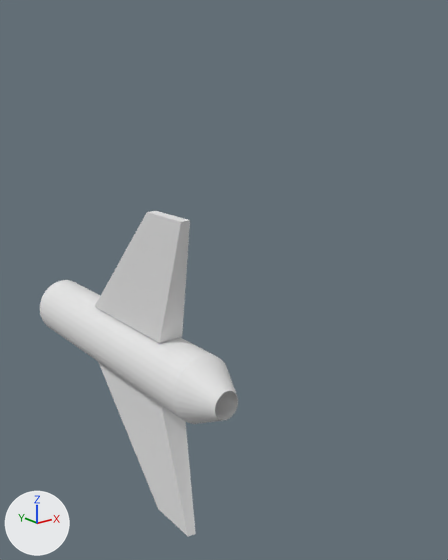
Renders of the Blender file assets/ship.blend from each side of a commit.
Both versions are drawn from a camera (50 mm lens) standing at (-2.38, -5.38, 3.37) and looking at (1.45, -0.6, 1.45). Lighting does not change. The marker at lower left points along +X, +Y and +Z.
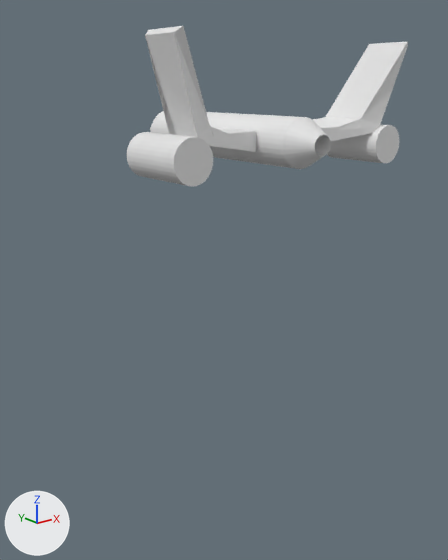
Boxes (x1, y1, x2, y2) around the edits, measured in the pictures (448 x 560 px):
```json
{"object": "Plane", "change": "reshaped, moved, turned", "before": [95, 211, 196, 537], "after": [146, 40, 380, 152]}
{"object": "Cylinder", "change": "moved, turned", "before": [40, 280, 217, 419], "after": [151, 111, 301, 169]}
{"object": "Plane.002", "change": "added", "after": [145, 26, 408, 136]}
{"object": "Cylinder.004", "change": "added", "after": [127, 125, 399, 186]}
{"object": "Cylinder.003", "change": "moved, turned", "before": [174, 355, 238, 424], "after": [283, 117, 331, 169]}
```

Scene script edits in JSON lines:
```json
{"block": "me_plane", "where": "# used by ob_plane; location = (0.0595, -1.332, 2.074); rotation_euler = (0.0, 1.571, 3.142), in degrees (0, 90, 180); scale = (0.491, 0.501, 1.05)"}
{"op": "remove", "block": "me_plane", "code": "me_plane.from_pydata(...)  # 8 vertices, 6 faces; spans x -0.95..1.0, y -1.0..1.68, z 0.0..0.2"}
{"op": "add", "block": "me_plane", "code": "me_plane.from_pydata(...)  # 104 vertices, 96 faces, 1 loose edge; spans x -1.47..1.0, y -1.0..1.68, z 0.0..1.0"}
{"block": "me_plane", "change": "me_plane part 1"}
{"block": "me_plane", "change": "6 faces are deleted"}
{"block": "me_plane", "change": "79 vertices are added at x -1.47..1.0, y -1.0..1.67, z 0.04..1.0"}
{"block": "me_plane", "change": "9 new vertices lie (0.0, 0.21, 0.0) away from vertices in x -0.95..-0.94, y 0.84..1.47, z 0.14..0.2"}
{"block": "me_plane", "change": "8 new vertices lie (0.0, 0.01, -0.05) away from vertices in x 0.99..1.0, y -1.0..1.0, z 0.05..0.14"}
{"block": "me_plane", "change": "1 loose edge is added"}
{"block": "me_plane", "change": "96 new faces join them"}
{"op": "add", "block": "me_plane_003", "code": ["me_plane_003 = bpy.data.meshes.new('Plane.003')", "me_plane_003.from_pydata(...)  # 32 vertices, 14 faces, 5 loose edges; spans x -1.47..1.0, y -0.99..1.9, z 0.09..1.0"]}
{"op": "add", "block": "me_cylinder_007", "code": ["me_cylinder_007 = bpy.data.meshes.new('Cylinder.007')", "me_cylinder_007.from_pydata(...)  # a 32-sided cylinder along z spanning x -1.0..1.0, y -1.0..1.0, z -1.0..1.0"]}
{"op": "set", "path": "ob_cylinder.location", "old": "(-0.04, -1.09, 1.33)", "new": "(1.95, -0.03, 2.85)"}
{"op": "set", "path": "ob_cylinder.rotation_euler", "old": "(-1.573, 0.0, 0.0)", "new": "(-1.573, 1.571, 0.0)", "note": "degrees (-90, 0, 0) -> degrees (-90, 90, 0)"}
{"op": "add", "block": "ob_plane", "code": "ob_plane.parent = ob_cylinder"}
{"op": "add", "block": "ob_plane", "code": "ob_plane.matrix_parent_inverse = Matrix(((4.147, 0.0, 0.0, 0.146), (0.0, -0.00748, -3.91, 5.19), (0.0, -0.888, 0.0017, -0.967), (0.0, 0.0, 0.0, 1.0)))"}
{"op": "add", "block": "ob_cylinder_003", "code": "ob_cylinder_003.parent = ob_cylinder"}
{"op": "add", "block": "ob_cylinder_003", "code": "ob_cylinder_003.matrix_parent_inverse = Matrix(((4.147, 0.0, 0.0, 0.146), (0.0, -0.00748, -3.91, 5.19), (0.0, -0.888, 0.0017, -0.967), (0.0, 0.0, 0.0, 1.0)))"}
{"op": "add", "block": "ob_plane_002", "code": ["ob_plane_002 = bpy.data.objects.new('Plane.002', me_plane_003)", "ob_plane_002.parent = ob_cylinder", "ob_plane_002.matrix_parent_inverse = Matrix(((4.147, 0.0, 0.0, 0.146), (0.0, -0.00748, -3.91, 5.19), (0.0, -0.888, 0.0017, -0.967), (0.0, 0.0, 0.0, 1.0)))", "ob_plane_002.location = (0.0595, -1.332, 2.074)", "ob_plane_002.rotation_euler = (0.0, 1.571, 3.142)  # degrees (0, 90, 180)", "ob_plane_002.scale = (0.491, 0.501, 1.05)", "_m = ob_plane_002.modifiers.new('Mirror', 'MIRROR')", "_m.use_axis = (False, True, False)", "_m.mirror_object = ob_cylinder"]}
{"op": "add", "block": "ob_cylinder_004", "code": ["ob_cylinder_004 = bpy.data.objects.new('Cylinder.004', me_cylinder_007)", "ob_cylinder_004.parent = ob_plane", "ob_cylinder_004.matrix_parent_inverse = Matrix(((-2.038, 0.0, 0.0, 5.497), (0.0, -1.994, 0.0, -0.549), (0.0, 0.0, 0.953, -2.62), (0.0, 0.0, 0.0, 1.0)))", "ob_cylinder_004.location = (0.67, -0.802, 2.765)", "ob_cylinder_004.rotation_euler = (1.571, 0.0, 0.0)  # degrees (90, 0, 0)", "ob_cylinder_004.scale = (0.202, 0.202, 0.373)", "_m = ob_cylinder_004.modifiers.new('Mirror', 'MIRROR')", "_m.use_axis = (False, True, False)", "_m.mirror_object = ob_cylinder"]}
```
